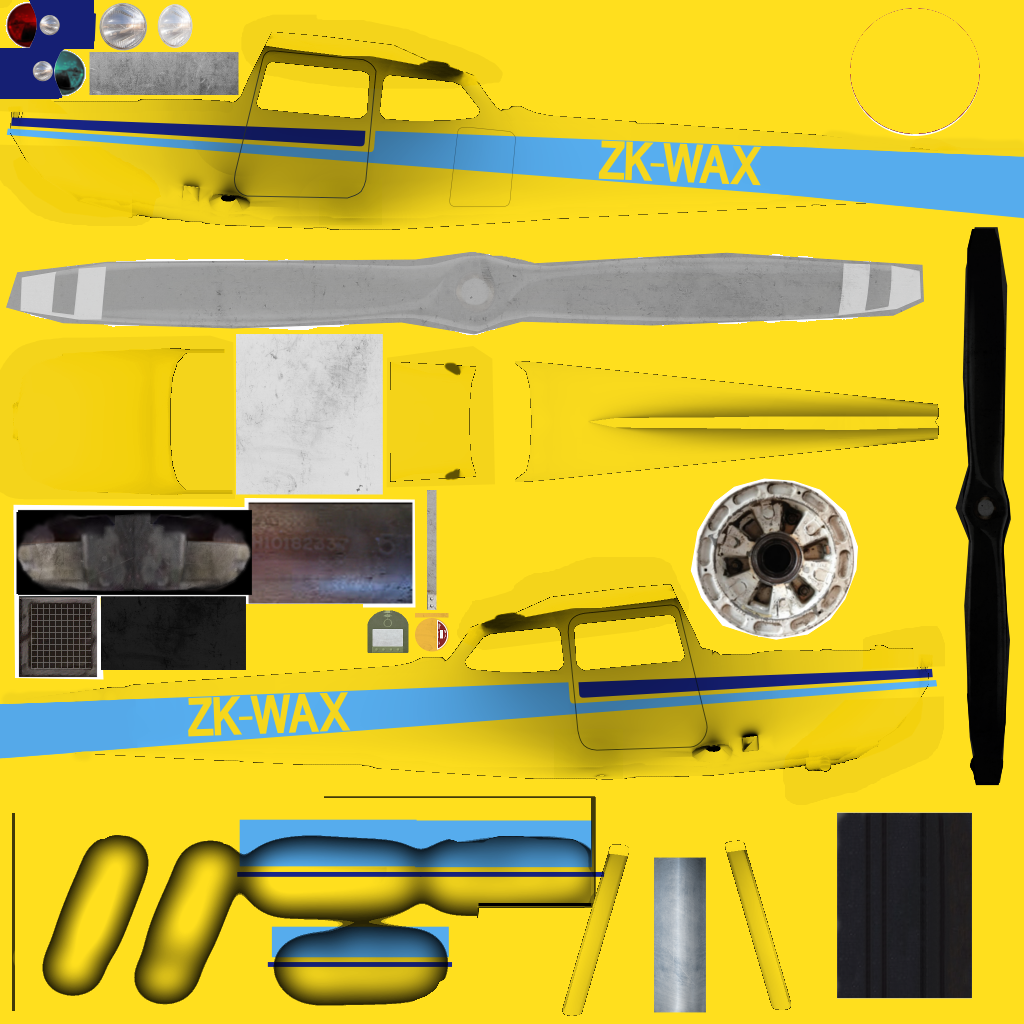
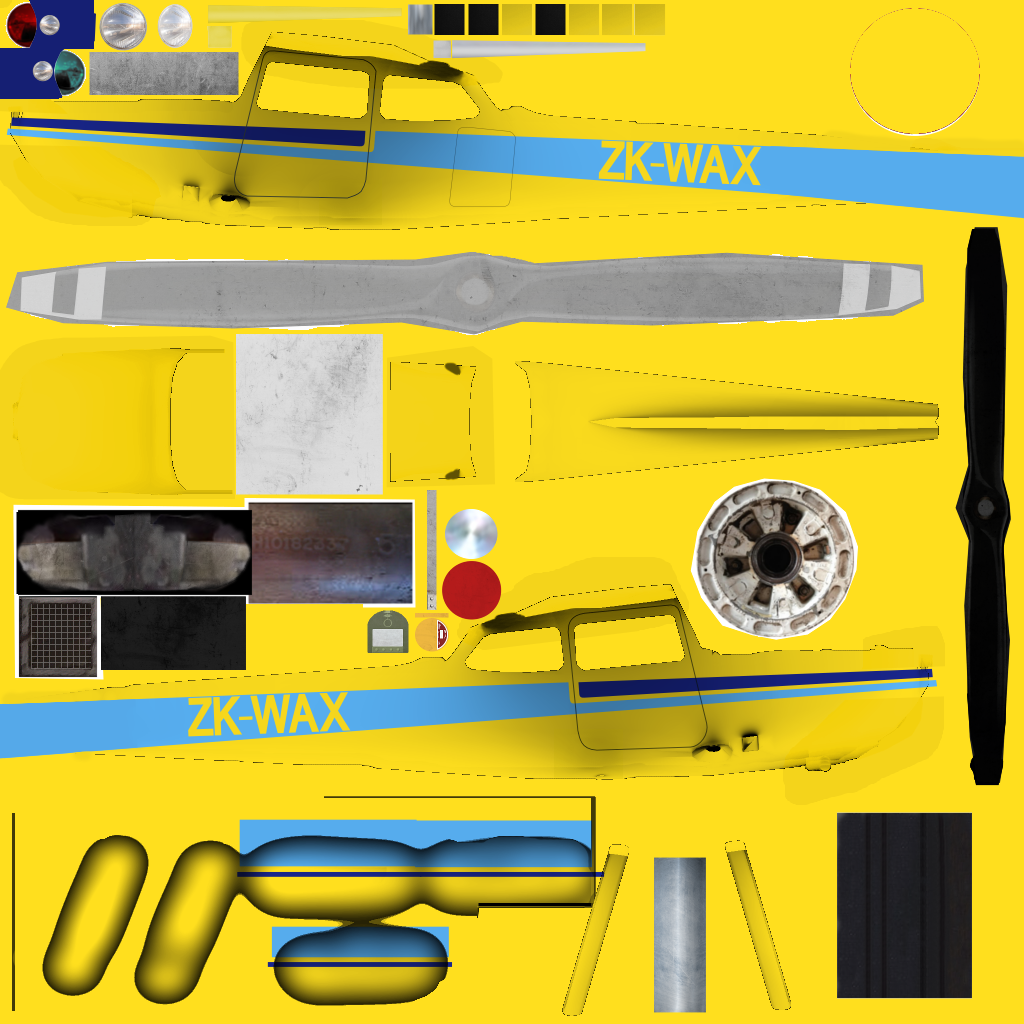
Two versions of the same layered image (1024px x 1024px). Layer-by-layer changes:
added layer "Clipboard #8" above "Clipboard #7" over box(207, 4, 666, 620)
